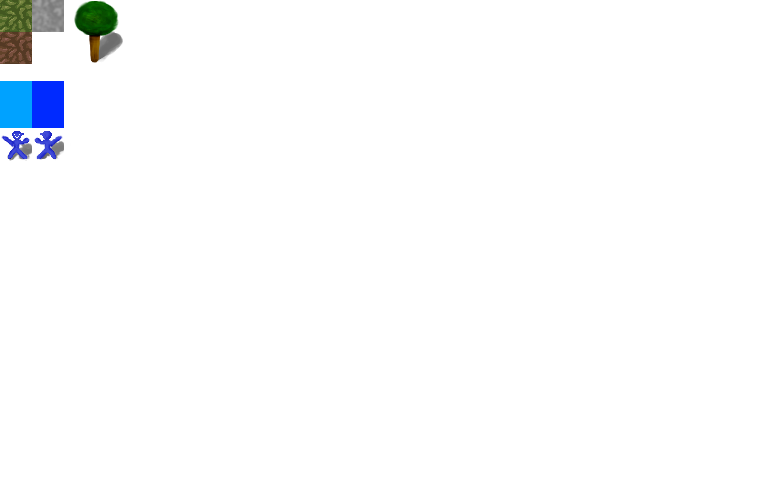
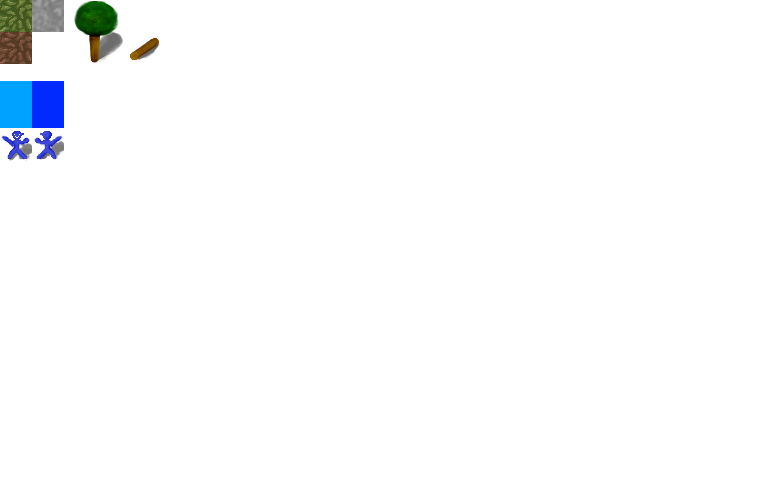
Revision of a layered 768 × 480 image; what changed, layer by layer:
painted on "tiles" over [130, 37, 159, 60]
painted on "shadow" over [136, 41, 160, 60]
